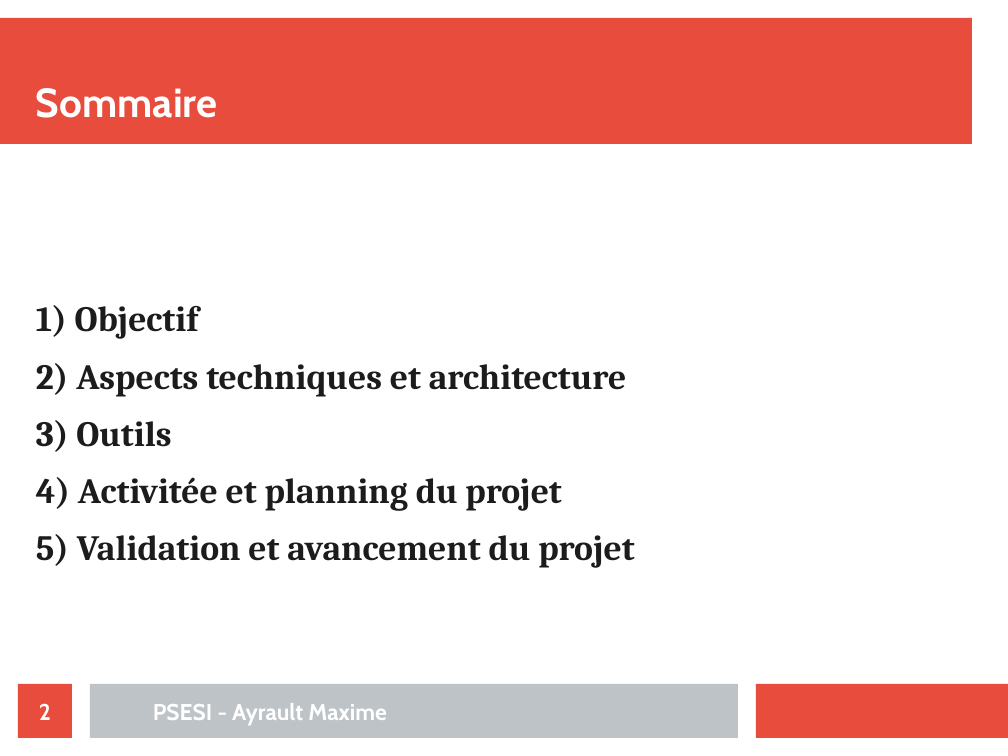
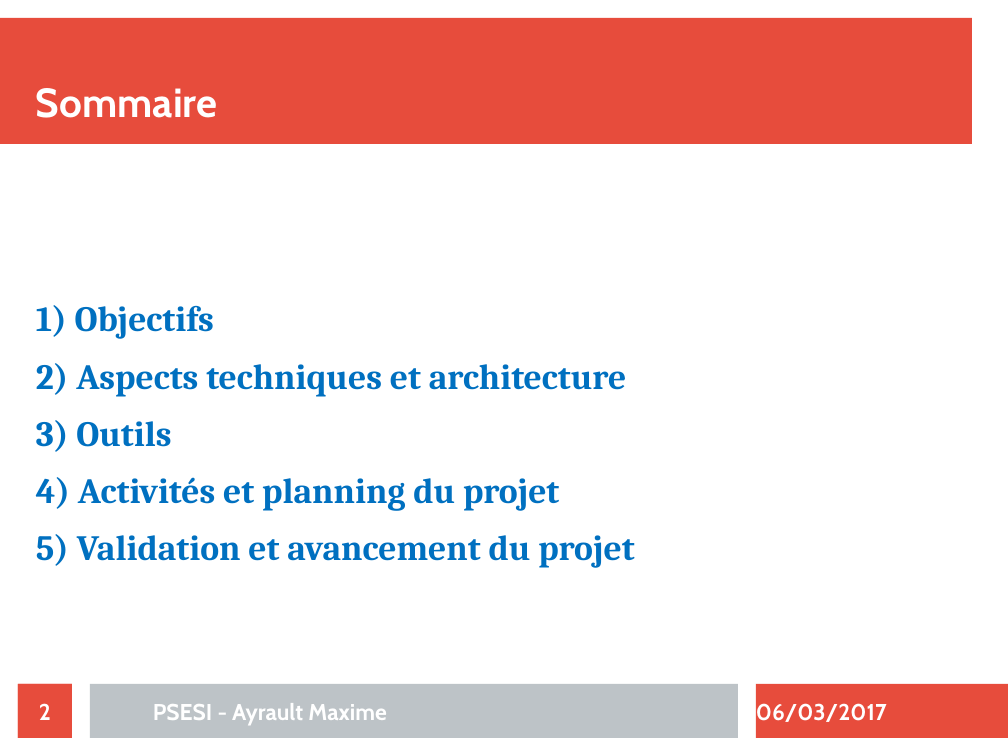
Before and after one commit to maximouth/CBI, a slide deck: slide 2 of Presentation/presentation.odp. Drawn at 1008x756 pixels with LibreOffice and Linux fonts; fonts in the diff are those of the drawing. Boxes give left, top, right and bottom in pixels: in the first picture for what was removed or moved away, otherwise in the second. Text is boxed around its words. In the diff, an @@ line names an element or a change of style, - is before the commit and + after.

```diff
--- a/Presentation/presentation.odp
+++ b/Presentation/presentation.odp
@@ text at <box>36,305,214,339</box>: text changed; text colour #1C1C1C to #0070C0 @@
-1) Objectif
+1) Objectifs
@@ text at <box>36,363,634,568</box>: text colour #1C1C1C to #0070C0 in "2) Aspects techniques et architecture", "3) Outils", "5) Validation et avancement du projet" @@
@@ text at <box>36,477,559,511</box>: text changed; text colour #1C1C1C to #0070C0 @@
-4) Activitée et planning du projet
+4) Activités et planning du projet
@@ rectangle removed at <box>756,684,1008,738</box> @@
@@ freeform shape added at <box>756,684,1008,738</box>, fill #E74C3C @@
@@ text added at <box>756,703,887,722</box>, 18 pt, text #FFFFFF, bold @@
+06/03/2017
```
Also in this commit, not shown: 15 other slides changed, 4 slides added, 4 slides removed.
